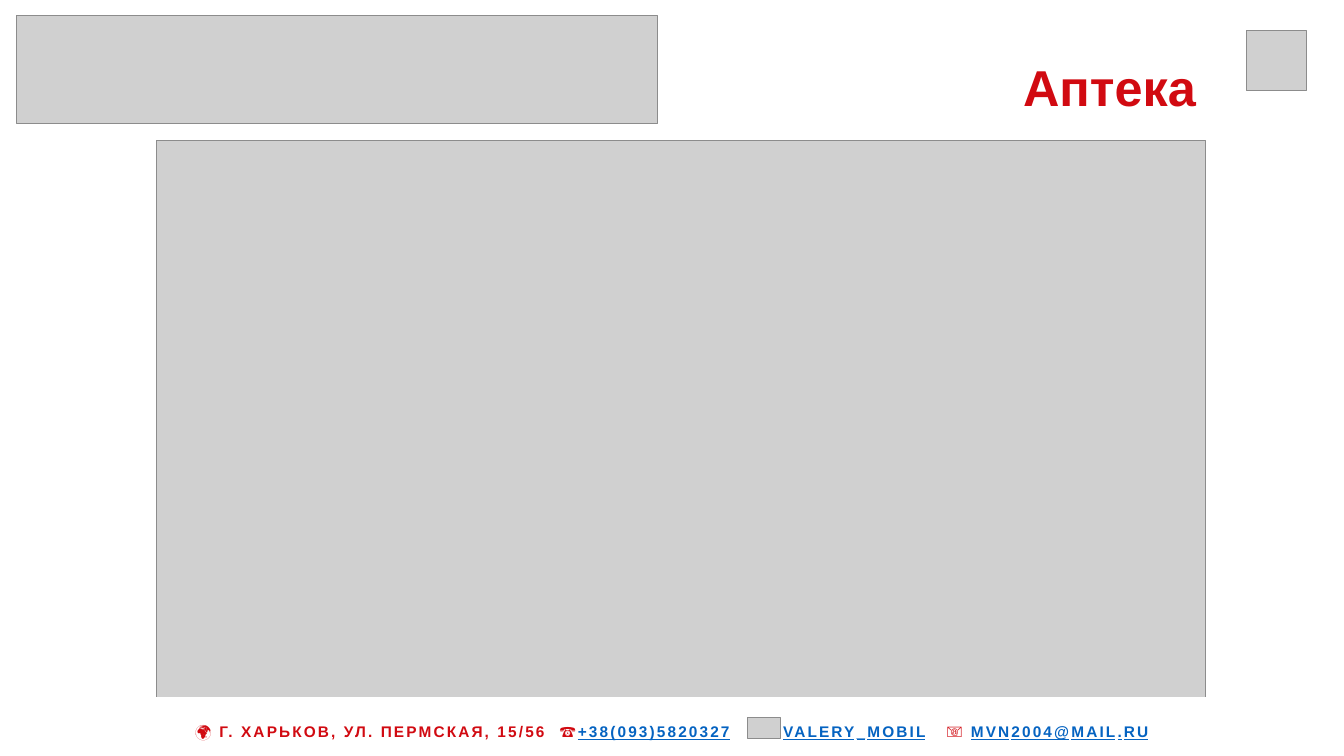
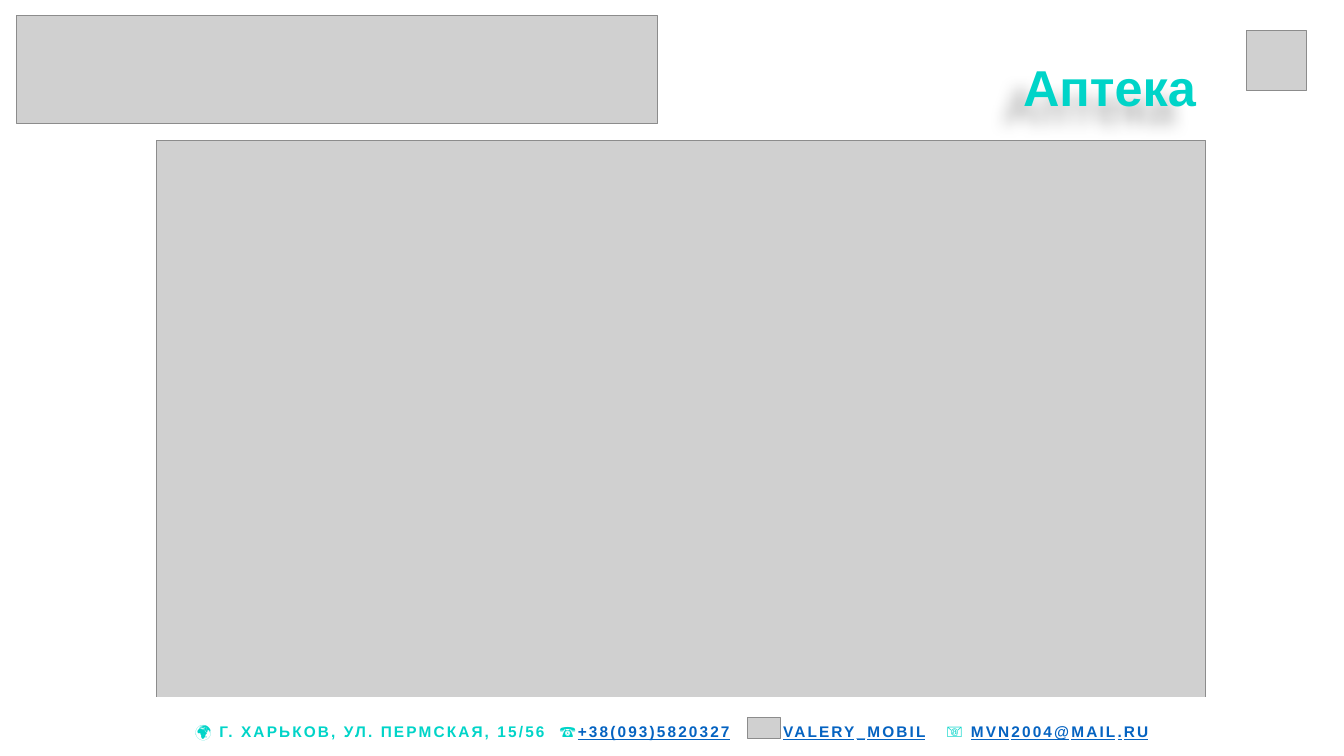
Before and after one commit to mvn2004/idp, a slide deck: slide 4 of files/Development1CMedstar.pptx. Drawn at 1344x756 pixels with LibreOffice and Linux fonts; fonts in the diff are those of the drawing; grey boxes stand for pictures. Boxes give left, top, right and bottom in pixels: in the first picture for what was removed or moved away, otherwise in the second. Text is boxed around its words. In the diff, an @@ line names an element or a change of style, - is before the commit and + after.

```diff
--- a/files/Development1CMedstar.pptx
+++ b/files/Development1CMedstar.pptx
@@ title "Аптека" at (x1=1023, y1=71, x2=1196, y2=107): text colour #D10A11 to #00D4C8 @@
@@ table at (x1=0, y1=698, x2=1344, y2=756) @@
@@ text colour #D10A11 to #00D4C8 in "🌍 Г. ХАРЬКОВ, УЛ. ПЕРМСКАЯ, 15/56 ☎+38(093)5820327 ..." @@
```
Also in this commit, not shown: 7 other slides changed.
